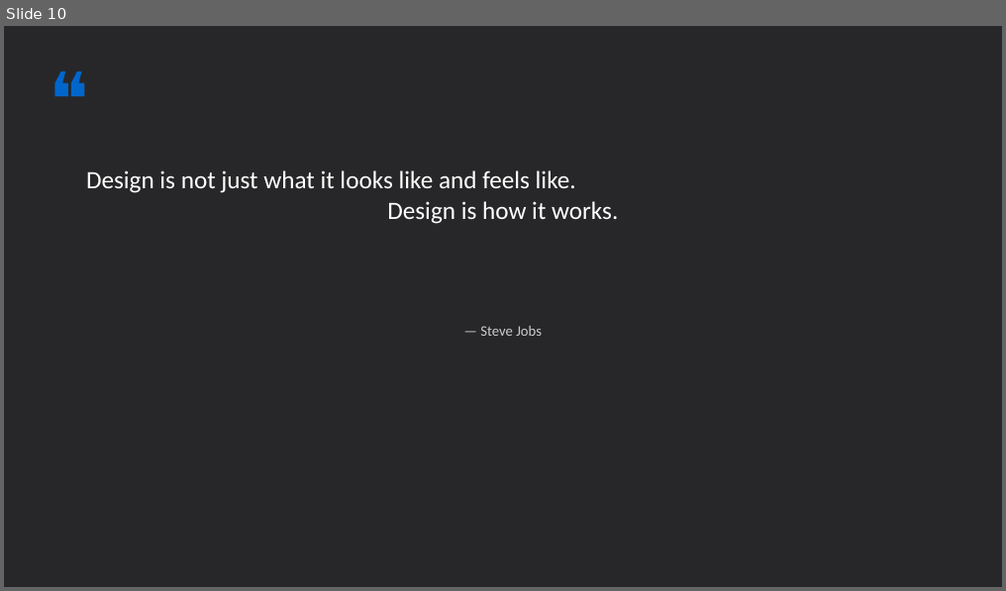
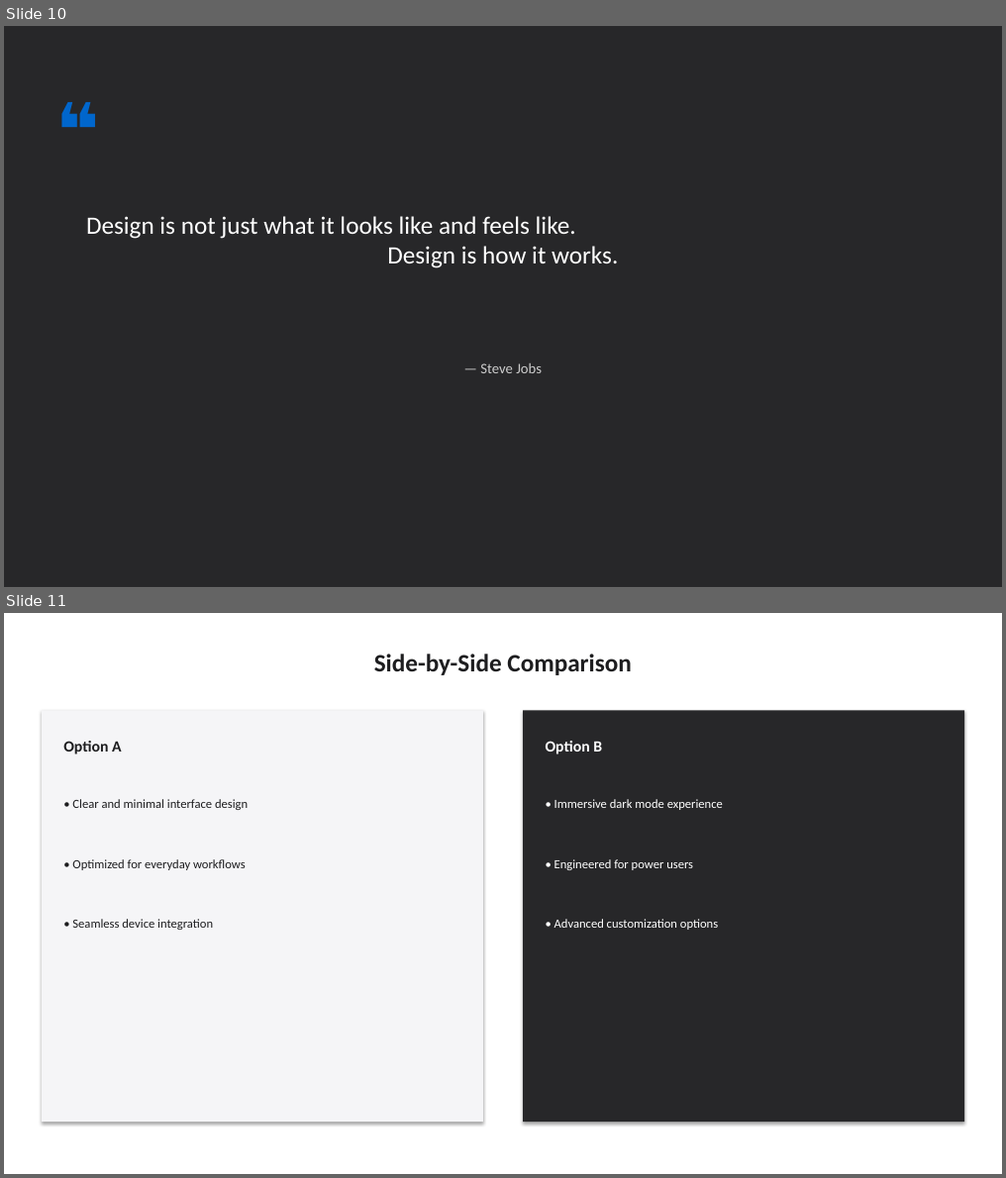
Before and after one commit to salllychung/prd-submissions, a slide deck: apple-design-system-template.pptx. Shown one above the other, each under a label of ours: slide 10 before the commit, slides 10 and 11 after it. The pictures are 1006x591 and 1006x1178 pixels, drawn with LibreOffice and Linux fonts; fonts in the diff are those of the drawing. Boxes give left, top, right and bottom in pixels: in the first picture for what was removed or moved away, otherwise in the second. Text is boxed around its words. In the diff, an @@ line names an element or a change of style, - is before the commit and + after.

```diff
--- a/apple-design-system-template.pptx
+++ b/apple-design-system-template.pptx
@@ slide 11 added at box(4, 613, 1002, 1174), background #FFFFFF @@
@@ text added at box(374, 654, 632, 675), 24 pt, text #1D1D1F, bold @@
+Side-by-Side Comparison
@@ rectangle added at box(42, 710, 483, 1122), fill #F5F5F7 @@
@@ rectangle added at box(523, 710, 964, 1122), fill #272729 @@
@@ text added at box(63, 741, 122, 755), 15 pt, text #1D1D1F, bold @@
+Option A
@@ text added at box(546, 741, 602, 755), 15 pt, text #FFFFFF, bold @@
+Option B
@@ text added at box(72, 799, 248, 810), 12 pt, text #1D1D1F @@
+• Clear and minimal interface design
@@ text added at box(554, 799, 723, 810), 12 pt, text #FFFFFF @@
+• Immersive dark mode experience
@@ text added at box(72, 860, 246, 870), 12 pt, text #1D1D1F @@
+• Optimized for everyday workflows
@@ text added at box(554, 860, 693, 870), 12 pt, text #FFFFFF @@
+• Engineered for power users
@@ text added at box(72, 919, 213, 930), 12 pt, text #1D1D1F @@
+• Seamless device integration
@@ text added at box(554, 919, 718, 930), 12 pt, text #FFFFFF @@
+• Advanced customization options
@@ slide 10 changed as well @@
@@ text "❝": place and size @@
-text "❝" at box(42, 49, 266, 161)
+text "❝" at box(49, 78, 273, 190)
@@ text "❝" at box(49, 78, 273, 190): bold on @@
@@ text "Design is not just what ...": place and size @@
-text "Design is not just what ..." at box(86, 171, 618, 224)
+text "Design is not just what ..." at box(86, 216, 618, 269)
@@ text "— Steve Jobs": place and size @@
-text "— Steve Jobs" at box(480, 326, 542, 336)
+text "— Steve Jobs" at box(480, 364, 542, 373)
```
Also in this commit, not shown: 1 other slide changed, 9 other slides added, 10 slides removed, 1 other file.
